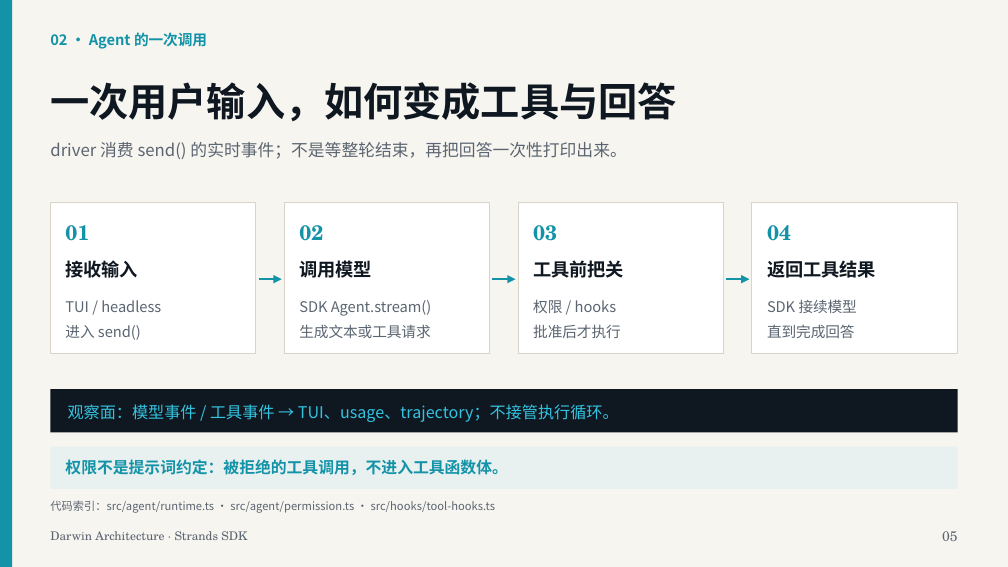
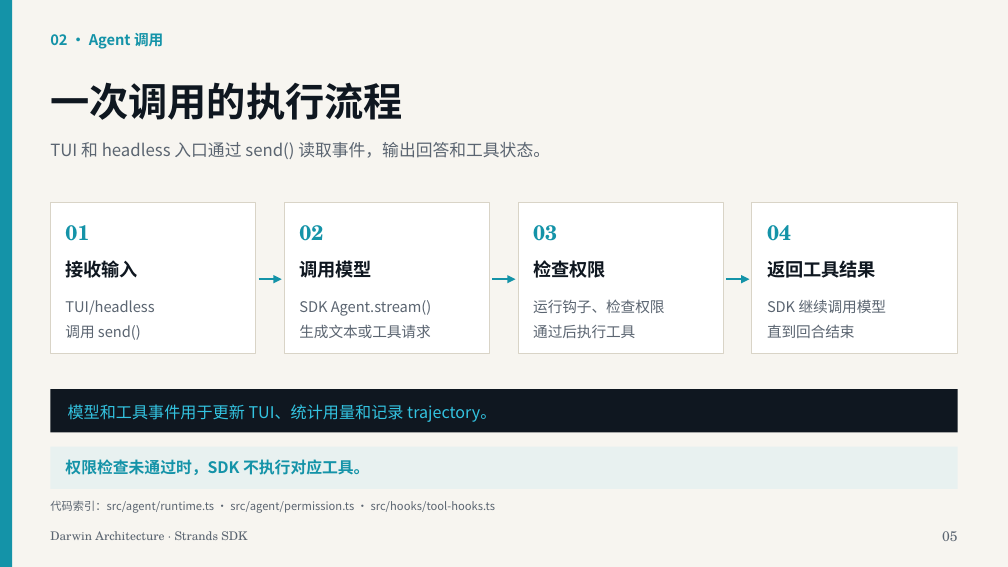
Before and after one commit to xiehust/strands-darwin, a slide deck: slide 5 of docs/ppt/darwin-architecture-strands-sdk.zh-CN.pptx. Drawn at 1008x567 pixels with LibreOffice and Linux fonts; fonts in the diff are those of the drawing. Boxes give left, top, right and bottom in pixels: in the first picture for what was removed or moved away, otherwise in the second. Text is boxed around its words. In the diff, an @@ line names an element or a change of style, - is before the commit and + after.

```diff
--- a/docs/ppt/darwin-architecture-strands-sdk.zh-CN.pptx
+++ b/docs/ppt/darwin-architecture-strands-sdk.zh-CN.pptx
@@ text at bbox=[50, 33, 163, 49]: text changed @@
-02 · Agent 的一次调用
+02 · Agent 调用
@@ text at bbox=[50, 82, 402, 120]: text changed @@
-一次用户输入，如何变成工具与回答
+一次调用的执行流程
@@ text at bbox=[50, 142, 550, 159]: text changed @@
-driver 消费 send() 的实时事件；不是等整轮结束，再把回答一次性打印出来。
+TUI 和 headless 入口通过 send() 读取事件，输出回答和工具状态。
@@ text at bbox=[533, 260, 606, 278]: text changed @@
-工具前把关
+检查权限
@@ text at bbox=[533, 299, 664, 338]: text changed @@
-权限 / hooks
-批准后才执行
+运行钩子、检查权限
+通过后执行工具
@@ text at bbox=[767, 299, 887, 338]: text changed @@
-SDK 接续模型
-直到完成回答
+SDK 继续调用模型
+直到回合结束
@@ text at bbox=[65, 300, 154, 340]: text changed @@
-TUI / headless
-进入 send()
+TUI/headless
+调用 send()
@@ text at bbox=[68, 404, 496, 422]: text changed @@
-观察面：模型事件 / 工具事件 → TUI、usage、trajectory；不接管执行循环。
+模型和工具事件用于更新 TUI、统计用量和记录 trajectory。
@@ text at bbox=[65, 459, 369, 475]: text changed @@
-权限不是提示词约定：被拒绝的工具调用，不进入工具函数体。
+权限检查未通过时，SDK 不执行对应工具。
```
Also in this commit, not shown: 20 other slides changed, 2 other files.
